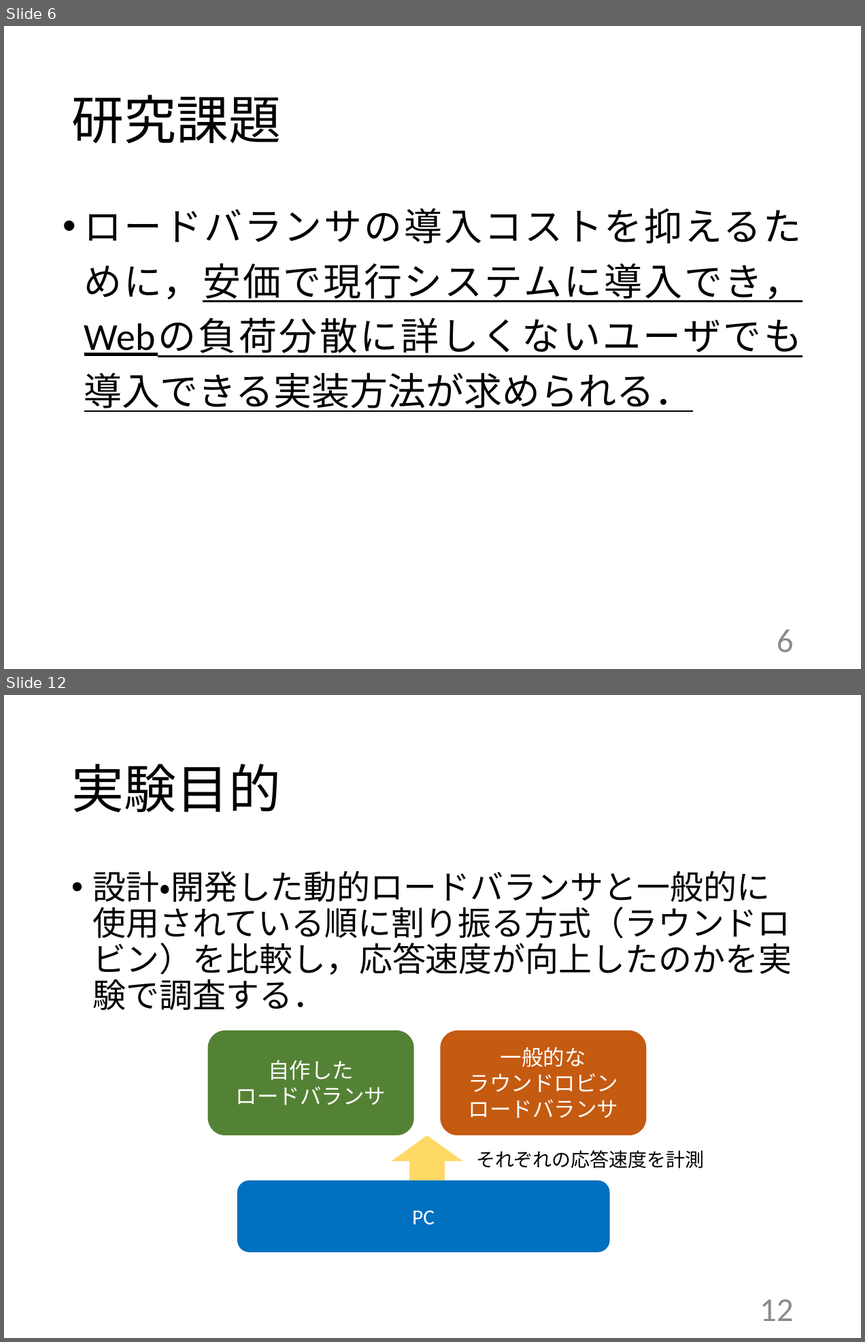
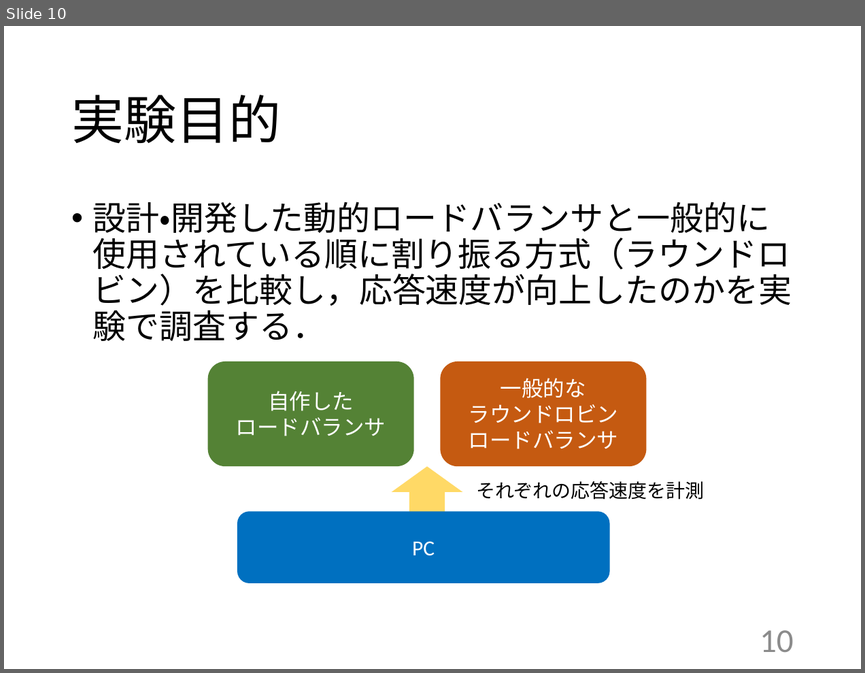
Before and after one commit to kait-takanolab/1821086_matsuo_thesis, a slide deck: 発表用/1821086_卒業研究発表会.pptx. Shown one above the other, each under a label of ours: slides 6 and 12 before the commit, slide 10 after it; the slides between them are not shown. The pictures are 865x1342 and 865x673 pixels, drawn with LibreOffice and Linux fonts; fonts in the diff are those of the drawing. Boxes give left, top, right and bottom in pixels: in the first picture for what was removed or moved away, otherwise in the second. Text is boxed around its words. In the diff, an @@ line names an element or a change of style, - is before the commit and + after.

```diff
--- a/発表用/1821086_卒業研究発表会.pptx
+++ b/発表用/1821086_卒業研究発表会.pptx
@@ slide 6 removed at box(4, 26, 861, 669), background #FFFFFF @@
@@ title removed at box(71, 95, 281, 144) @@
-研究課題
@@ text removed at box(84, 208, 802, 302) @@
-• ロードバランサの導入コストを抑えるために，安価で現行システムに導入でき，Webの負荷分散に詳しくないユーザでも導入できる実装方法が求められる．
@@ page number removed at box(776, 629, 793, 652) @@
-6
@@ what was slide 12 is now slide 10 @@
@@ page number at box(759, 630, 793, 652): text changed @@
-12
+10
```
Also in this commit, not shown: 11 slides changed, 1 other slide removed, 3 other files.
